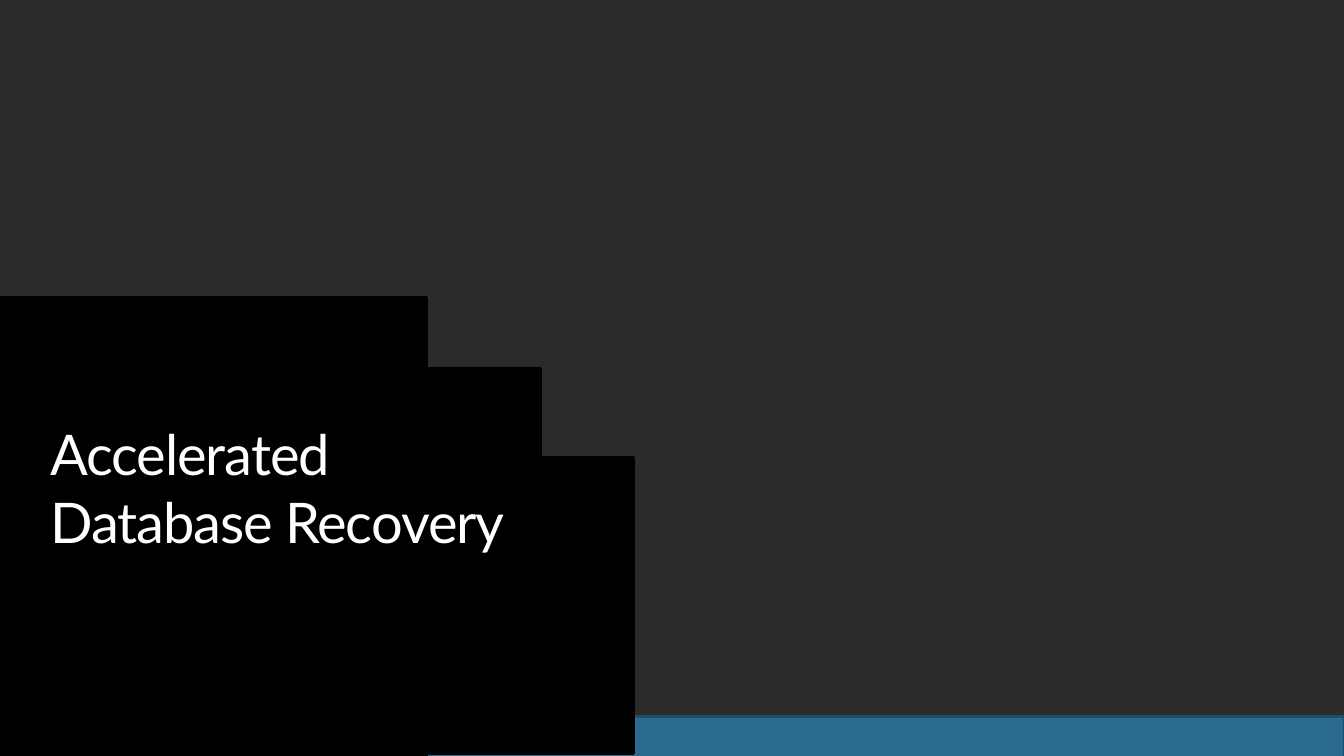
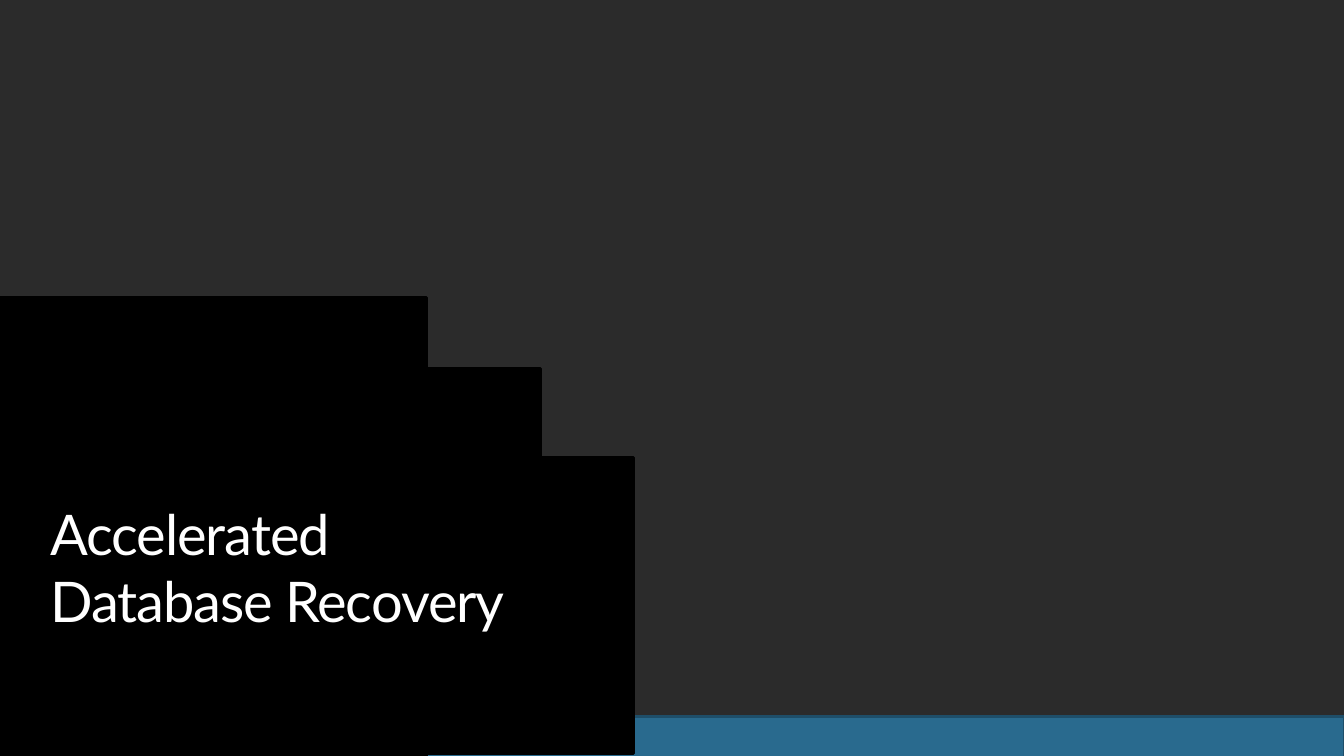
Before and after one commit to SQLMCT/SQL_Performance_Tuning, a slide deck: slide 1 of Accelerated_Database_Recovery/JD_Accelerated_Database_Recovery.pptx. Drawn at 1344x756 pixels with LibreOffice and Linux fonts; fonts in the diff are those of the drawing; background and template pictures are left out; a plain dark background stands for a picture behind light text. Boxes give left, top, right and bottom in pixels: in the first picture for what was removed or moved away, otherwise in the second. Text is boxed around its words. In the diff, an @@ line names an element or a change of style, - is before the commit and + after.

```diff
--- a/Accelerated_Database_Recovery/JD_Accelerated_Database_Recovery.pptx
+++ b/Accelerated_Database_Recovery/JD_Accelerated_Database_Recovery.pptx
@@ title "Accelerated Database Recovery": place and size @@
-title "Accelerated Database Recovery" at [50, 433, 504, 553]
+title "Accelerated Database Recovery" at [50, 513, 504, 632]
```
Also in this commit, not shown: 4 other slides changed, 1 other file.
